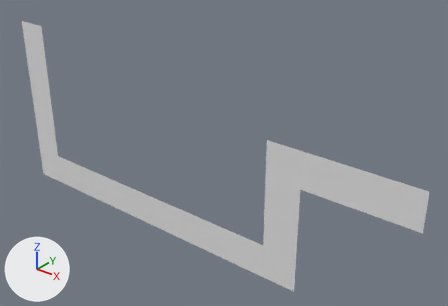
A saved change to the OBJ model Assets/Tiled2Unity/Meshes/Chase Hallway.obj.
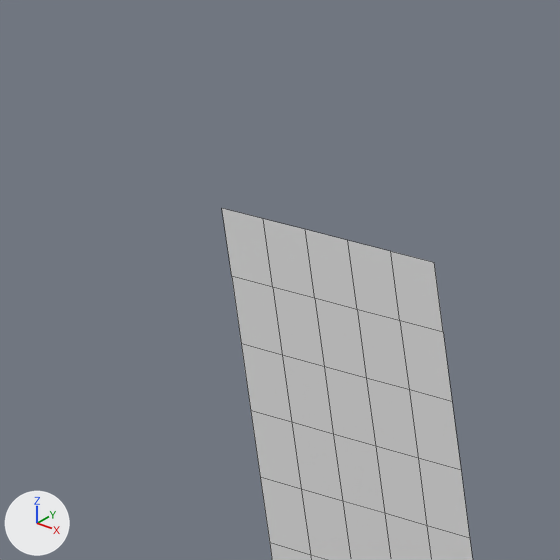
Old and new are each drawn whole from a camera (50 mm lens) standing at (18.0, -55.6, 21.8) and looking at (-29.3, 3.5, -14.8) and again close up on the part from 0% to 12% of the width and 0% to 17% of the height. Arrows for +X, +Y and +Z are at lower left; the lights stay in place. The close-ups show mesh edges as thin lines. Where no turn or scale is listed for an object, it has been applied to the vertices.

Names of what the first close-up shows: 'Chase Hallway'.
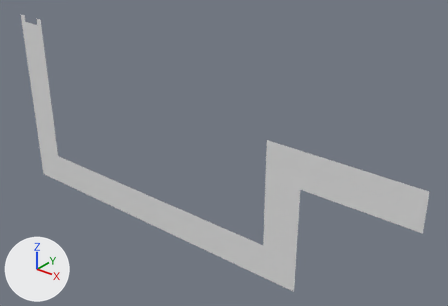
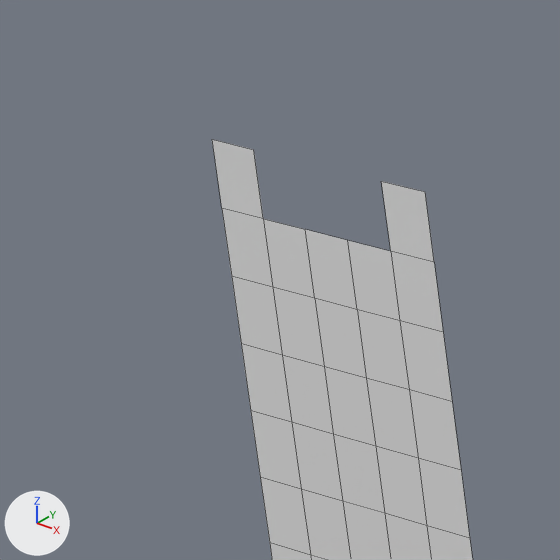
Pixel boxes [x1, y1, x2, y2] of what changed, in the close-ups (560 x 560 px):
'Chase Hallway', reshaped
    before: [222, 208, 473, 560]
    after: [212, 139, 473, 560]
part 1 of me_chase_hallway, added
    after: [212, 139, 434, 262]

What the commit changed:
me_chase_hallway has 630 vertices, 520 faces and spans x -67.0..0.0, y 0.0, z -29.0..-2.0.
me_chase_hallway is used by ob_chase_hallway; location (0.0, 0.0, 0.0).
Verts and faces of me_chase_hallway; kept vertices keep their numbers, new ones are numbered from 630.
Before the commit, vertices of me_chase_hallway: 2 (-63.0, 0.0, -2.0) at pixel (390, 251), 3 (-62.0, 0.0, -2.0) at pixel (434, 262), 9 (-66.0, 0.0, -2.0) at pixel (263, 218), 11 (-67.0, 0.0, -2.0) at pixel (221, 208).
Part 1, on me_chase_hallway:
New vertices 630 to 633 stand at vertices 2, 3, 9, 11, in that order, plus (0.0, 0.0, 1.0).
New faces: (2, 630, 631, 3), (9, 11, 633, 632).
